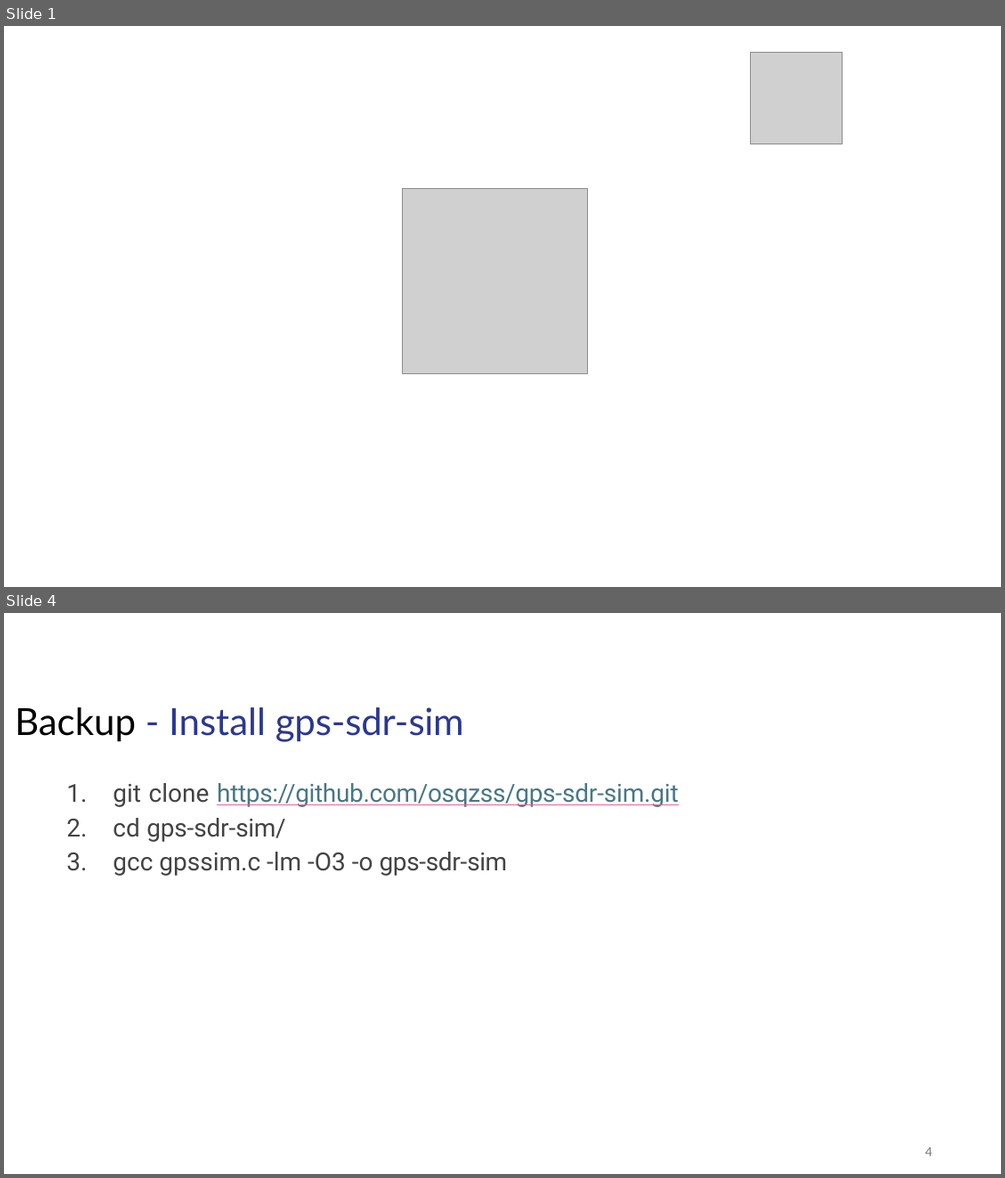
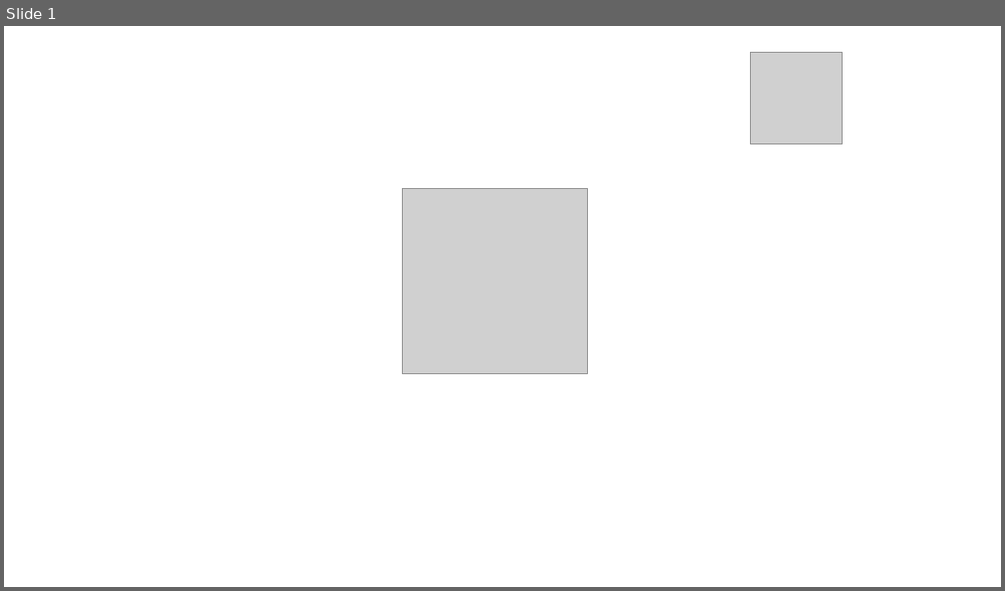
Before and after one commit to nprobert/AutoISAC-ACT-AdvWireless, a slide deck: 4 ACT AW - GPS.pptx. Shown one above the other, each under a label of ours: slides 1 and 4 before the commit, slide 1 after it; the slides between them are not shown. The pictures are 1005x1178 and 1005x591 pixels, drawn with LibreOffice and Linux fonts; fonts in the diff are those of the drawing; grey boxes stand for pictures. Boxes give left, top, right and bottom in pixels: in the first picture for what was removed or moved away, otherwise in the second. Text is boxed around its words. In the diff, an @@ line names an element or a change of style, - is before the commit and + after.

```diff
--- a/4 ACT AW - GPS.pptx
+++ b/4 ACT AW - GPS.pptx
@@ slide 4 removed at bbox=[4, 613, 1001, 1174], background #FFFFFF @@
@@ title removed at bbox=[15, 707, 464, 742] @@
-Backup - Install gps-sdr-sim
@@ text removed at bbox=[113, 783, 679, 876] @@
-1. git clone https://github.com/osqzss/gps-sdr-sim.git
-2. cd gps-sdr-sim/
-3. gcc gpssim.c -lm -O3 -o gps-sdr-sim
@@ page number removed at bbox=[925, 1147, 932, 1156] @@
-4
```
Also in this commit, not shown: 1 slide changed, 4 slides added, 5 other slides removed, 3 other files.
